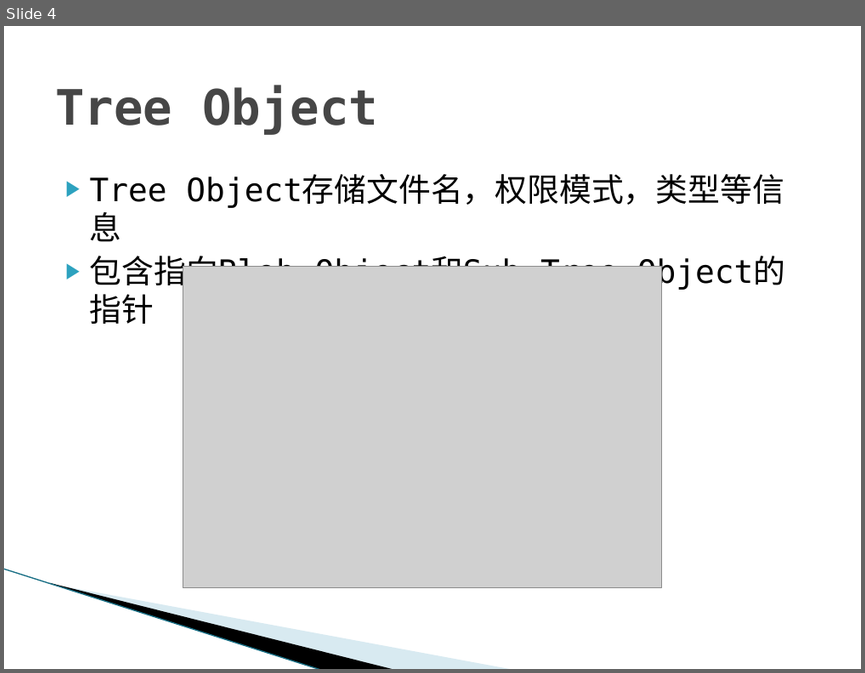
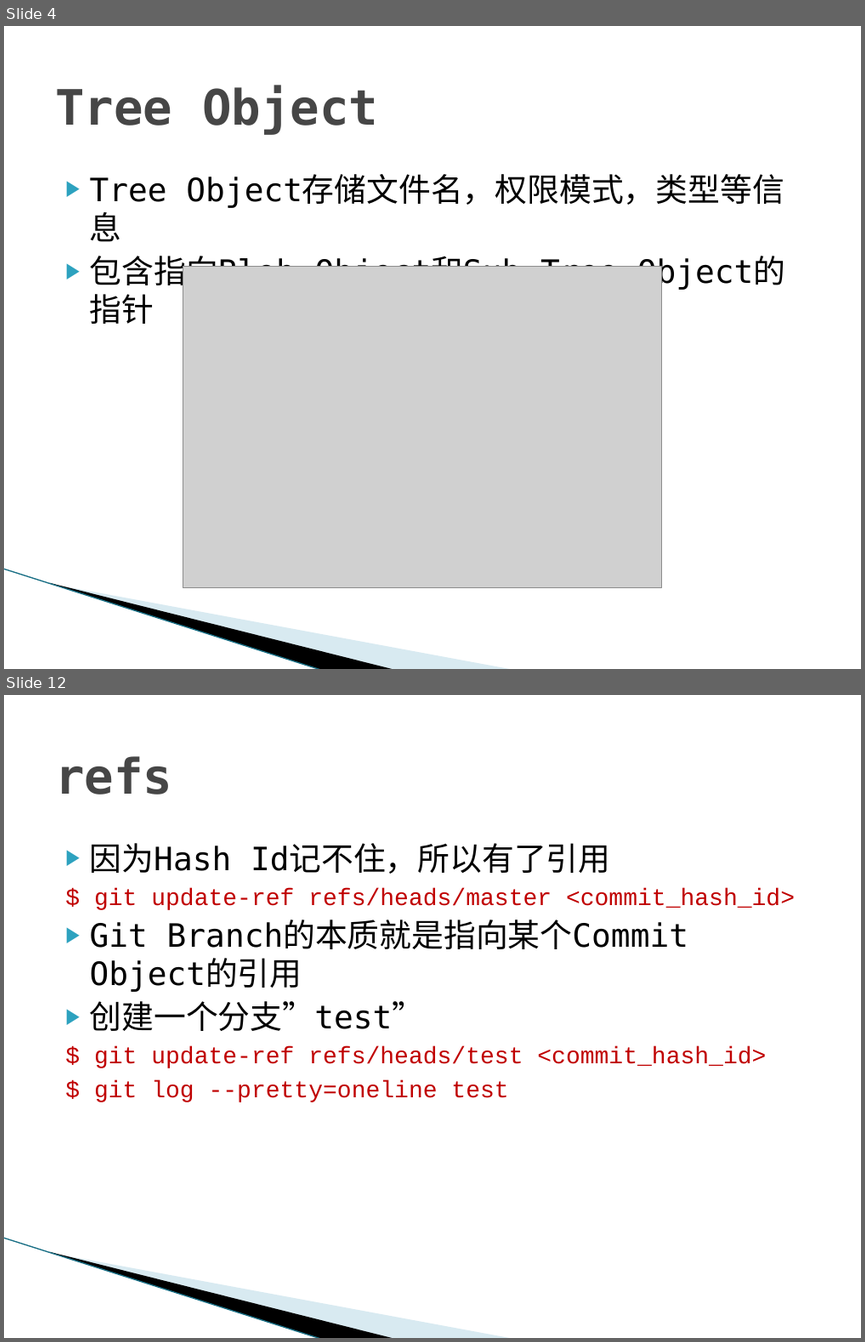
Before and after one commit to texnician/demo, a slide deck: ppt/Git.pptx. Shown one above the other, each under a label of ours: slide 4 before the commit, slides 4 and 12 after it; the slides between them are not shown. The pictures are 865x673 and 865x1342 pixels, drawn with LibreOffice and Linux fonts; fonts in the diff are those of the drawing; grey boxes stand for pictures; background and template pictures are left out. Boxes give left, top, right and bottom in pixels: in the first picture for what was removed or moved away, otherwise in the second. Text is boxed around its words. In the diff, an @@ line names an element or a change of style, - is before the commit and + after.

```diff
--- a/ppt/Git.pptx
+++ b/ppt/Git.pptx
@@ slide 12 added at box(4, 695, 861, 1338), background #FFFFFF; not listed: 3 template elements that a slide beside it also shows @@
@@ title added at box(55, 756, 172, 794), 41 pt, text #464646, bold @@
+refs
@@ text added at box(90, 843, 794, 1102), 20 pt, text #C00000 @@
+▶ 因为Hash Id记不住，所以有了引用
+$ git update-ref refs/heads/master <commit_hash_id>
+▶ Git Branch的本质就是指向某个Commit Object的引用
+▶ 创建一个分支”test”
+$ git update-ref refs/heads/test <commit_hash_id>
+$ git log --pretty=oneline test
```
Also in this commit, not shown: 1 slide changed, 9 other slides added, 2 slides removed, 2 other files.
